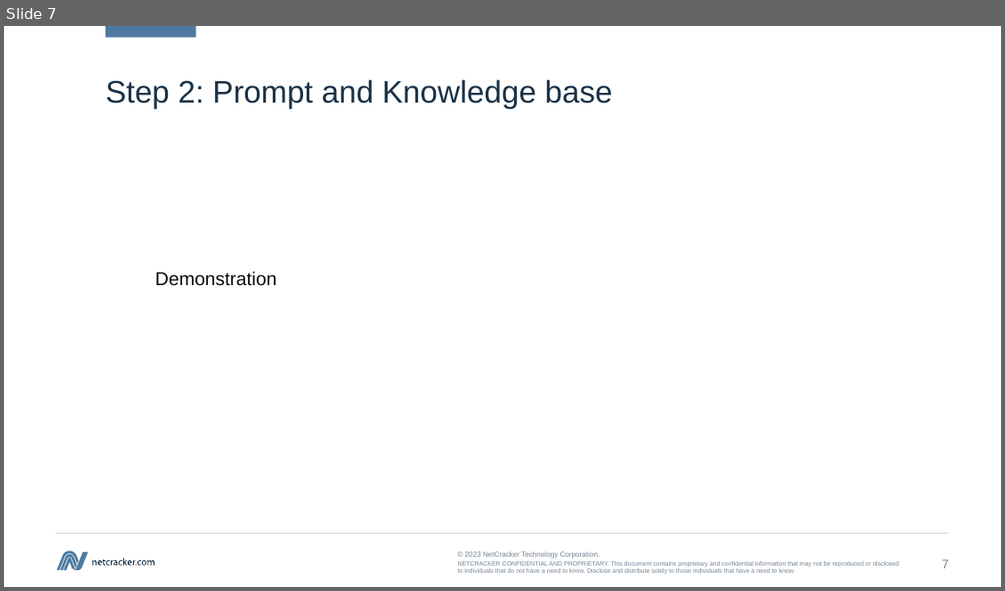
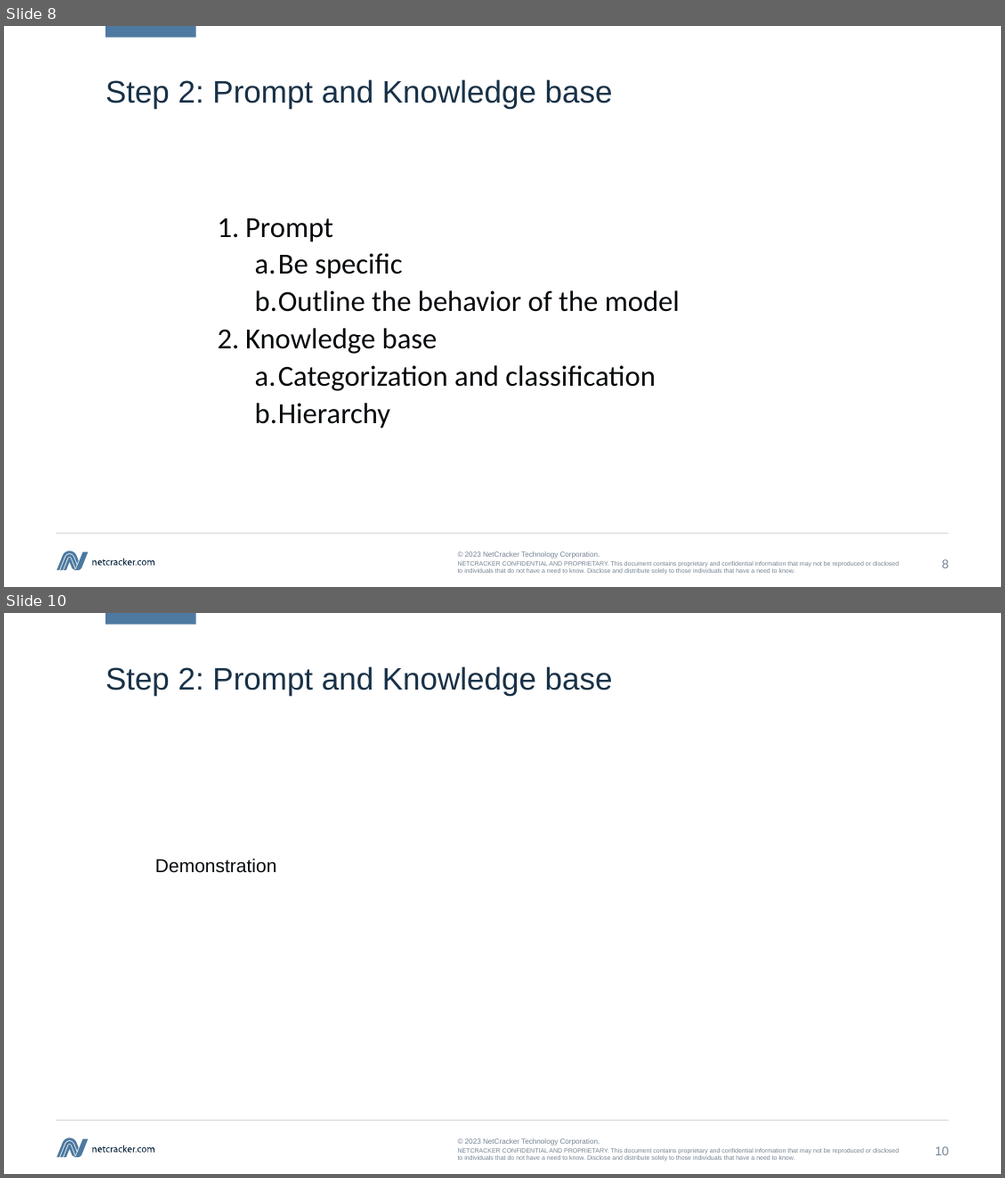
Before and after one commit to kvoloshenko/LLMT_01, a slide deck: TGNotebook/Docs/TGbotChatGPT_01_en.pptx. Shown one above the other, each under a label of ours: slide 7 before the commit, slides 8 and 10 after it; the slides between them are not shown. The pictures are 1005x591 and 1005x1178 pixels, drawn with LibreOffice and Linux fonts; fonts in the diff are those of the drawing. Boxes give left, top, right and bottom in pixels: in the first picture for what was removed or moved away, otherwise in the second. Text is boxed around its words. In the diff, an @@ line names an element or a change of style, - is before the commit and + after.

```diff
--- a/TGNotebook/Docs/TGbotChatGPT_01_en.pptx
+++ b/TGNotebook/Docs/TGbotChatGPT_01_en.pptx
@@ slide 8 added at (4,26,1001,587), background #FFFFFF; not listed: 19 template elements that a slide beside it also shows @@
@@ title added at (105,79,613,109), 30 pt, text #183147 @@
+Step 2: Prompt and Knowledge base
@@ text added at (245,218,680,428), 28 pt, text #070A0D @@
+1. Prompt
+  a. Be specific
+  b. Outline the behavior of the model
+2. Knowledge base
+  a. Categorization and classification
+  b. Hierarchy
@@ what was slide 7 is now slide 10 @@
@@ page number at (935,1146,949,1155): text changed @@
-7
+10
```
Also in this commit, not shown: 2 slides changed, 1 other slide added, 1 other file.
